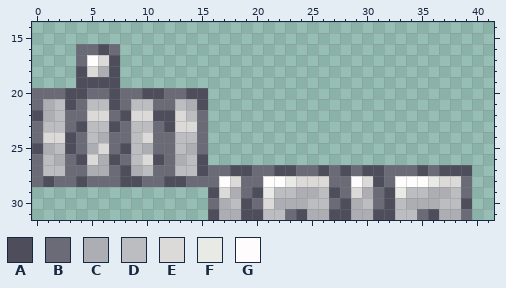
A pixel-art file gets an edit: source/Silver Armor/models/silver_layer_2.aseprite. Above: the version before the commit.
64x32 pixels, 1 frame. Shown: x 0..41, y 14..31.
Visible layers, top first: "Layer", "Layer 1".
Palette (. is transparent): A #4d4d5b  B #6a6b77  C #adadb4  D #bcbdc1  E #dbdad8  F #e8eae6  G #fefcfc
Pixels before, first column x 0:
16 ....BBAB................................
17 ....BGEA................................
18 ....AECA................................
19 ....AAAA................................
20 BBBAABBABBAABBAA........................
21 BCDABDDABDDBBDCA........................
22 ACDBBEEBAEEAAEDB........................
23 BDDBADDABDDBAEEB........................
24 BEEABDCBBDEBBDDB........................
25 ACDABCEBADCBBDCB........................
26 BDCBAECABDEABCDA........................
27 BDDBBCCBACDBBDDABBAABBAABBABABAABBBABAAA
28 BABBABBBAABBAABBBGEBBGGFEEEBBGEABGGGFEEB
29 ................AECBAFDDCCDABECBAFDDCCDB
30 ................BCDABECCCDDBACDBADCCCDDA
31 ................ACCAADDBACCAACCAADDBACCB
The same view after the edit:
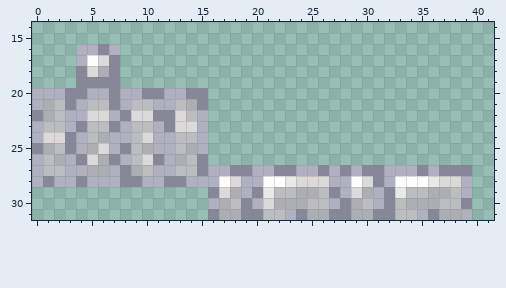
Change:
colour A: #4d4d5b -> #87879a
colour B: #6a6b77 -> #afb0c0
Changed places in both pictures, as pixel boxes (x1, y1, x2, y2):
changed: (32, 44, 472, 220)
